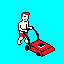
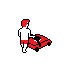
Two versions of the same layered image (64x64). Layer-by-layer changes:
showed group "Man_Back" (4 layers) over bbox(18, 19, 53, 53)
hid group "Man_Front" (4 layers) over bbox(17, 12, 57, 57)
hid "Color Fill 1" over bbox(0, 0, 64, 64)
